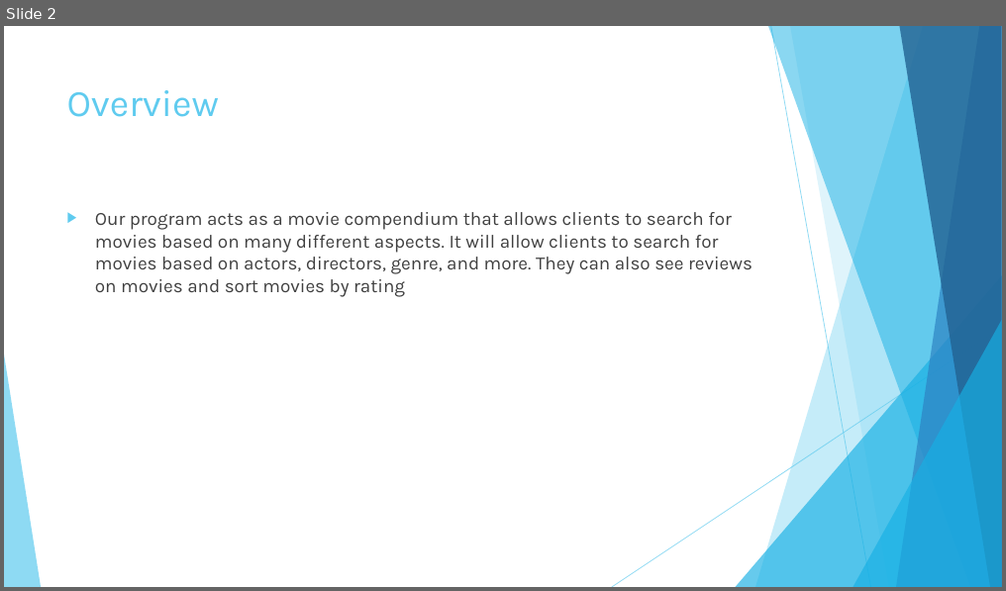
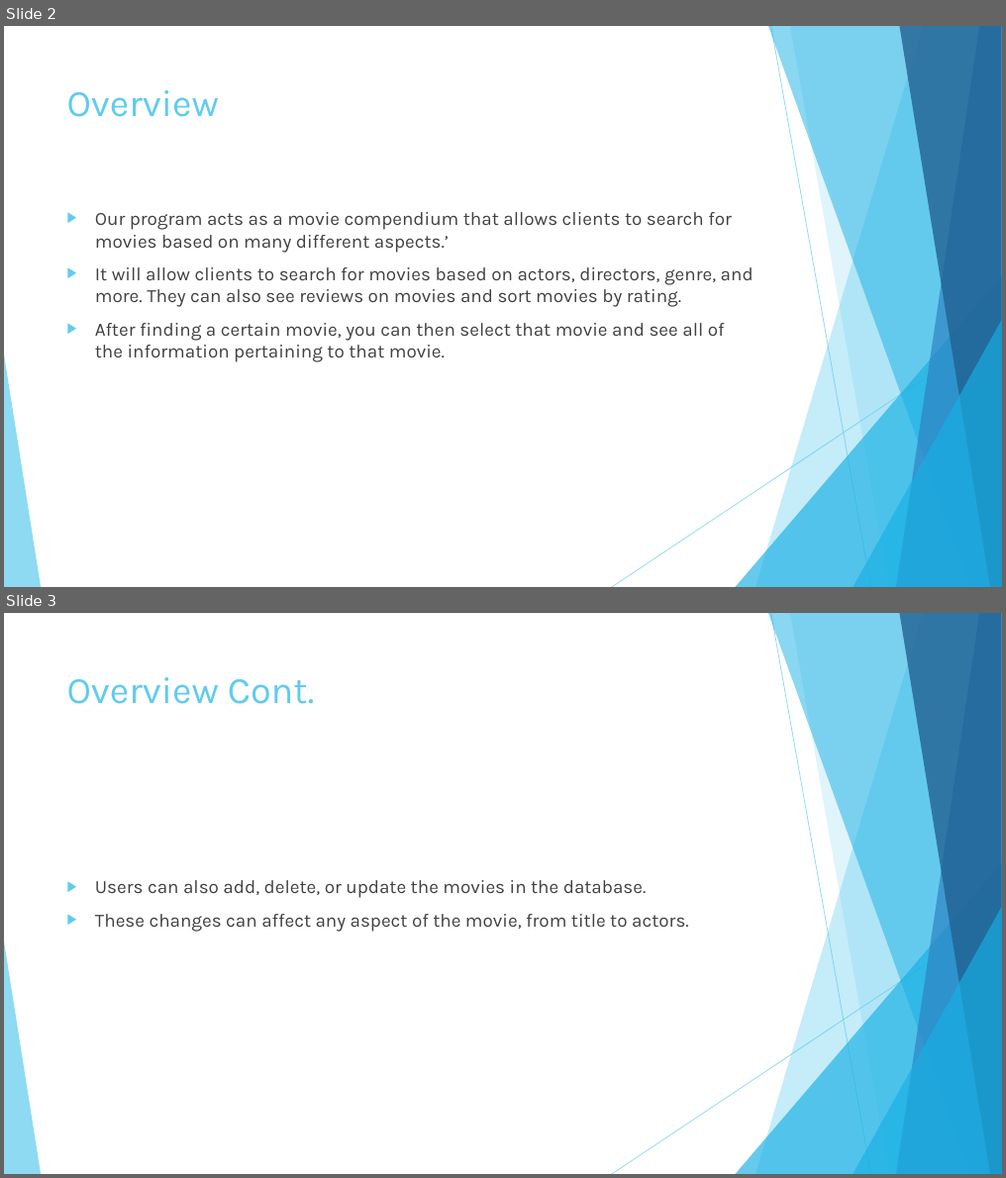
Before and after one commit to jckostner/probable-octo-succotash, a slide deck: Database Final Project.pptx. Shown one above the other, each under a label of ours: slide 2 before the commit, slides 2 and 3 after it. The pictures are 1006x591 and 1006x1178 pixels, drawn with LibreOffice and Linux fonts; fonts in the diff are those of the drawing. Boxes give left, top, right and bottom in pixels: in the first picture for what was removed or moved away, otherwise in the second. Text is boxed around its words. In the diff, an @@ line names an element or a change of style, - is before the commit and + after.

```diff
--- a/Database Final Project.pptx
+++ b/Database Final Project.pptx
@@ slide 3 added at [4,613,1002,1174], background #FFFFFF; not listed: 10 template elements that a slide beside it also shows @@
@@ title added at [67,677,315,704], 36 pt, text #5FCBEF @@
+Overview Cont.
@@ text added at [95,880,689,932], 18 pt, text #404040 @@
+▶ Users can also add, delete, or update the movies in the database.
+▶ These changes can affect any aspect of the movie, from title to actors.
@@ slide 2 changed as well @@
@@ text at [95,212,753,363]: text changed @@
-▶ Our program acts as a movie compendium that allows clients to search for movies based on many different aspects. It will allow clients to search for movies based on actors, directors, genre, and more. They can also see reviews on movies and sort movies by rating
+▶ Our program acts as a movie compendium that allows clients to search for movies based on many different aspects.’
+▶ It will allow clients to search for movies based on actors, directors, genre, and more. They can also see reviews on movies and sort movies by rating.
+▶ After finding a certain movie, you can then select that movie and see all of the information pertaining to that movie.
```
Also in this commit, not shown: 3 other slides changed, 1 other slide added.
